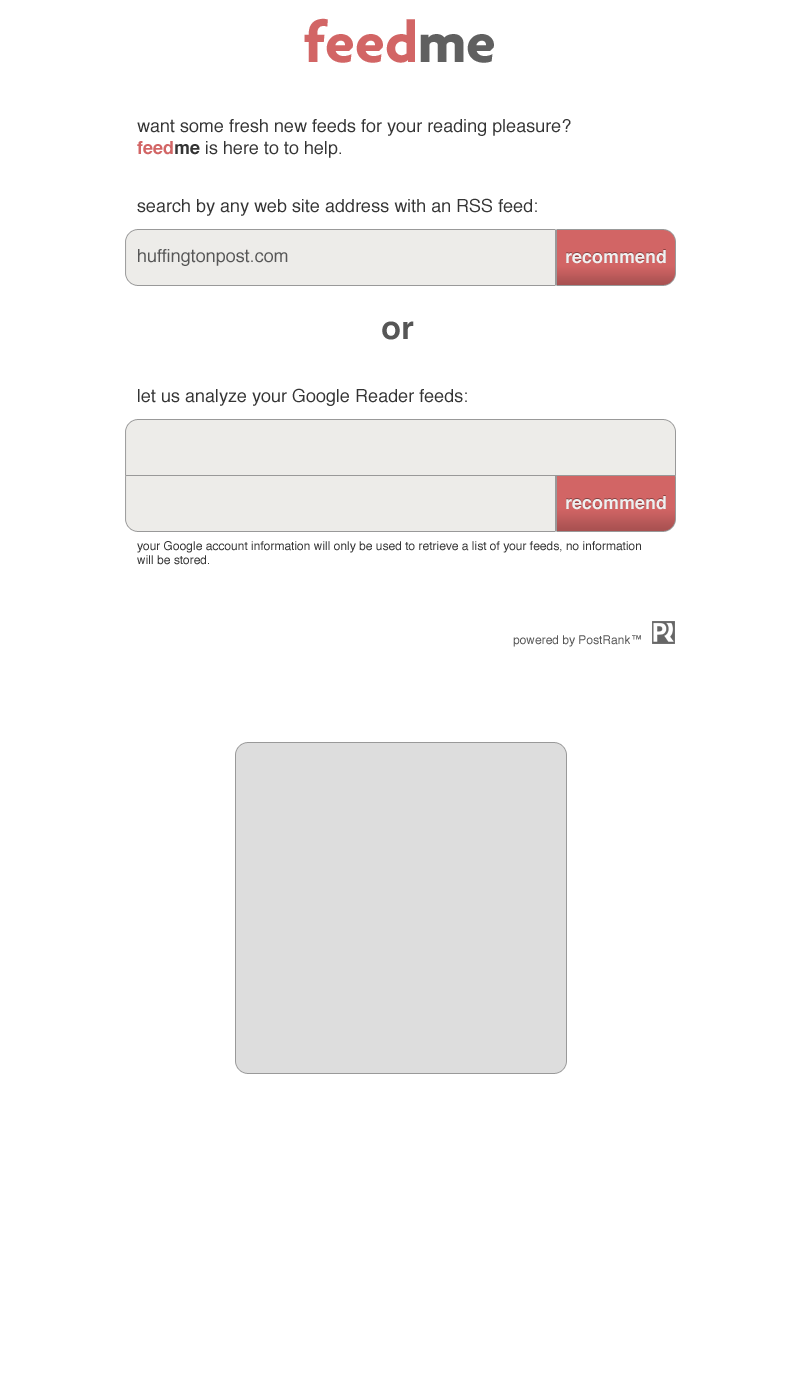
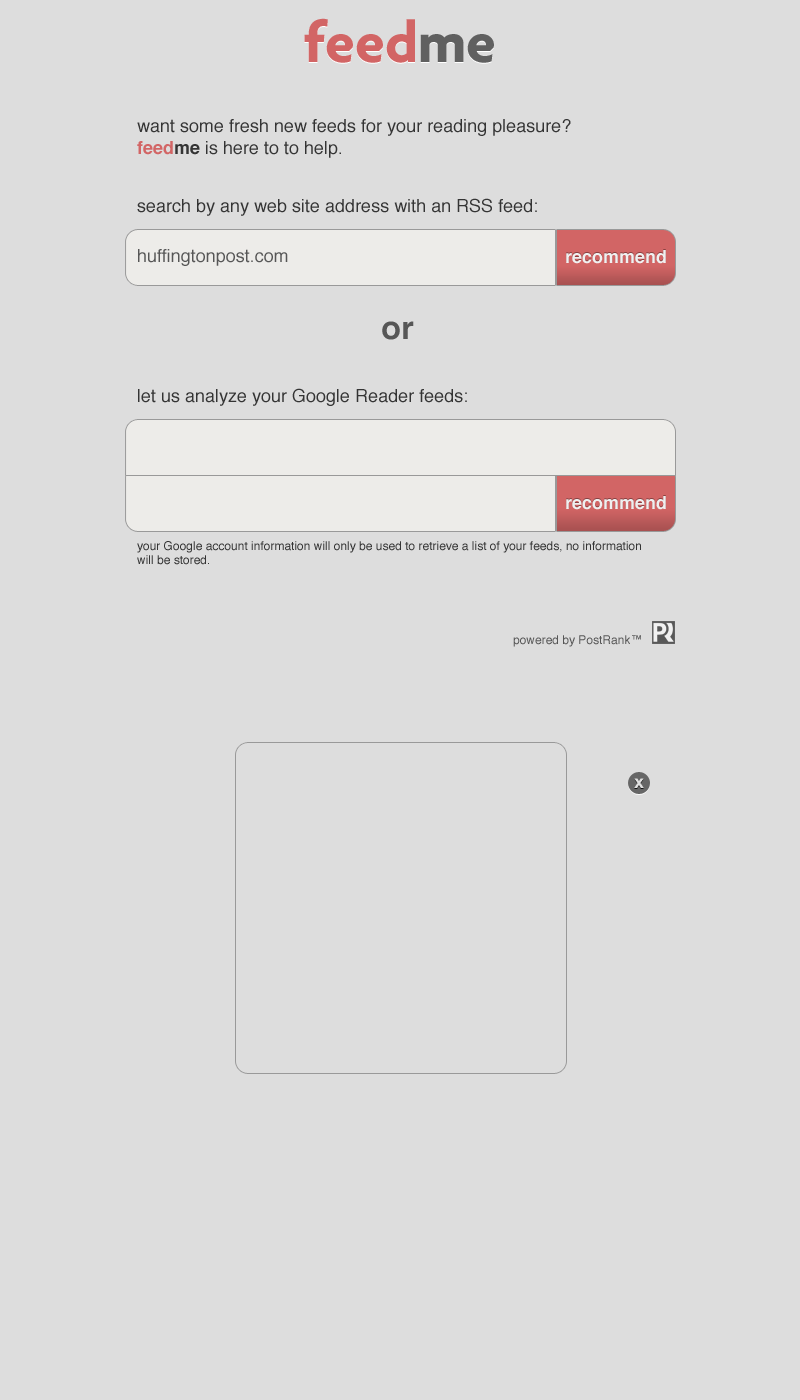
Layer changes from the first 800 x 1400 image to the second:
added layer "x" (80%) in group "request" over [634, 778, 644, 788]
added layer "Shape 4" (80%) in group "request" over [628, 772, 650, 794]
showed "Color Fill 1" over [0, 0, 800, 1400]
